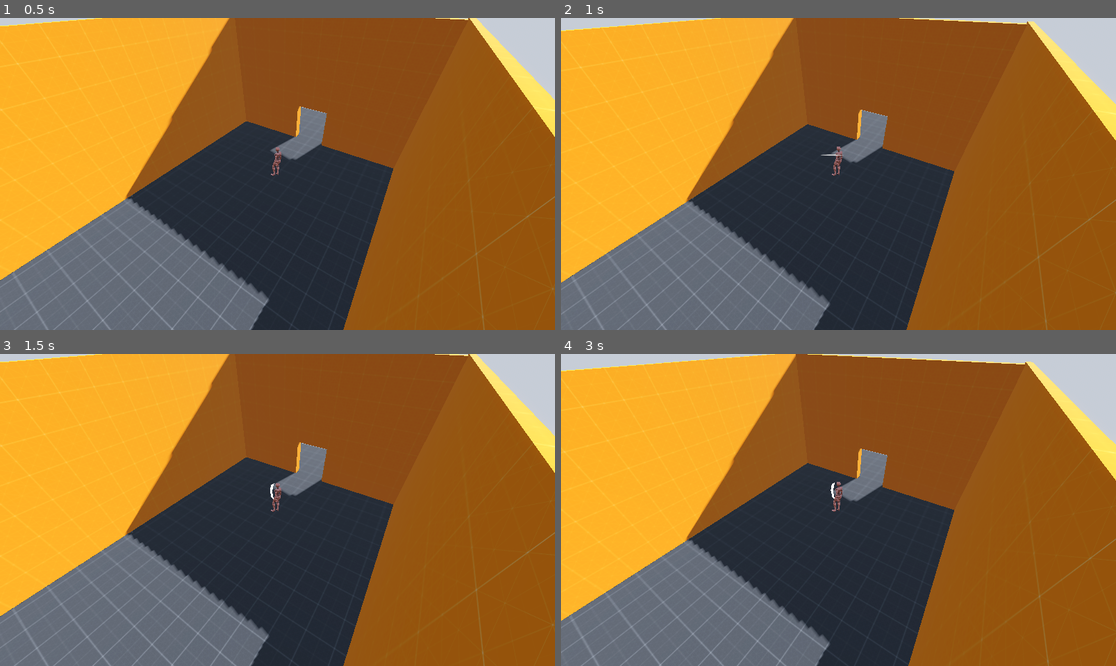
Above: before the commit, frames 1-4 (two rows, left to right).
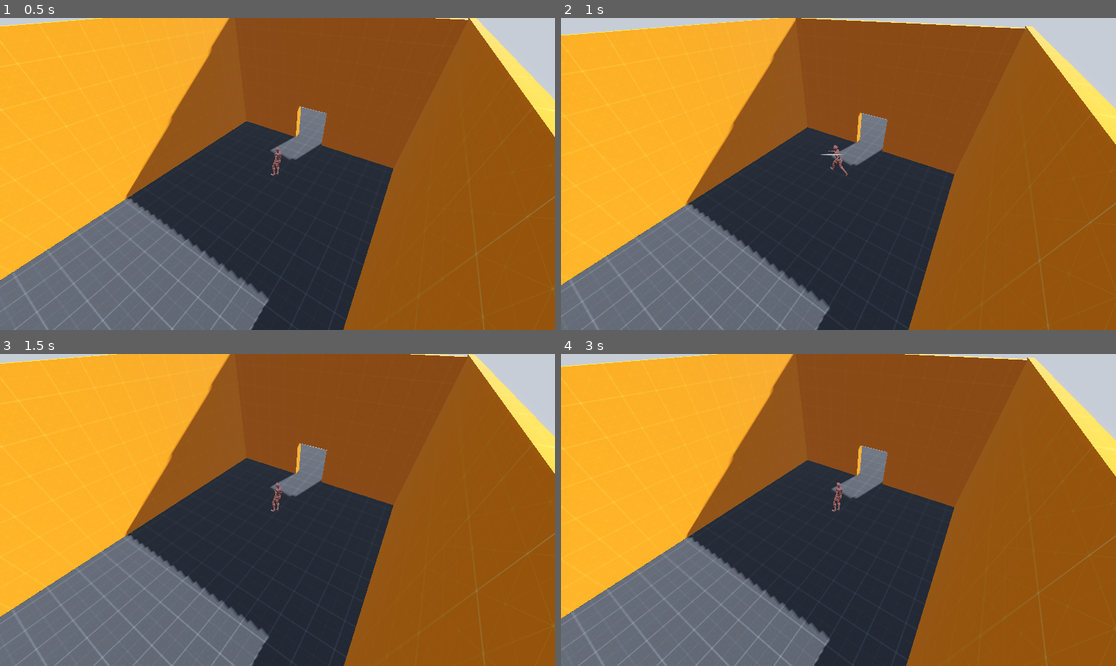
Above: after the commit, the same moments.

Repository: Bloombeard/diamond-heist
Game: Godot game, scene res://scenes/vault.tscn
Two runs of this game, one before a commit and one after it. Both use one fixed random seed, a clock stepped at 60 frames per second and the inputs below.
Inputs:
- Up to frame 1 (0.5 s): no input
- Up to frame 2 (1 s): tap Enter at 0.5 s; hold L (slash_right) from 0.53 s (still down); hold Shift (block) from 0.53 s (still down); tap Space (jump) at 0.77 s
- Up to frame 3 (1.5 s): release L (slash_right) at 1.28 s; release Shift (block) at 1.28 s; hold K (slash_down) from 1.28 s (still down); tap Shift (block) at 1.35 s
- Up to frame 4 (3 s): tap Space (jump) at 1.52, 2.75 s; release K (slash_down) at 2.03 s; hold L (slash_right) 2.03-2.78 s; hold Shift (block) 2.03-2.78 s; hold I (slash_up) from 2.78 s (still down); tap Shift (block) at 2.85 s

Frame 1 is identical in both runs. In frame 2, 4.4% of the frame differs, in the area x 0-100%, y 0-100%; in frame 3, 0.9%; in frame 4, 4.3%.

Commit message:
state machine refactoring

Diff:
--- a/scenes/state_machine.gd
+++ b/scenes/state_machine.gd
@@ -6,8 +6,23 @@
 @onready var state = IDLE
 @onready var atk_state = ATK_NONE
 
-func _ready() -> void:
-	pass
+var atk_length := 30
+var atk_startup := 1
+var atk_active := 10
+var atk_recovery := 20
+var atk_counter = 0
 
 func _physics_process(delta: float) -> void:
-	pass
+	if state == ATTACKING or state == DRAWING:
+		atk_counter += 1
+
+		if atk_counter == atk_startup:
+			atk_state = ATK_STARTUP
+		elif atk_counter == atk_active:
+			atk_state = ATK_ACTIVE
+		elif atk_counter == atk_recovery:
+			atk_state = ATK_RECOVERY
+		elif atk_counter >= atk_length:
+			atk_state = ATK_NONE
+			atk_counter = 0
+			state = IDLE
--- a/scripts/player.gd
+++ b/scripts/player.gd
@@ -71,6 +71,7 @@
 	move_direction = move_direction.normalized()
 
 	if Input.is_action_pressed("block"):
+		statem.state = statem.BLOCKING
 		move_speed = walk_speed
 	else:
 		move_speed = run_speed
--- a/scripts/slasher.gd
+++ b/scripts/slasher.gd
@@ -4,53 +4,96 @@
 @onready var hitbox_shape = $hitbox/hitbox_shape
 @onready var statem = $"../../state_machine"
 
-@export var attack_length := 30
-var attack_counter = attack_length
+@export_group("Fast Attack Properties")
+@export var fast_attack_length := 30
+@export var fast_first_startup_frame := 1
+@export var fast_first_active_frame := 10
+@export var fast_first_recovery_frame := 20
 
-var direction: Vector2
-var current_hit: Vector2
-var last_hit: Vector2
+@export_group("Slow Attack Properties")
+@export var slow_attack_length := 50
+@export var slow_first_startup_frame := 1
+@export var slow_first_active_frame := 20
+@export var slow_first_recovery_frame := 30
+
+var input_direction: Vector2
+var input_buffer: Vector2
+var current_hit := Vector2.ZERO
+var last_hit := Vector2.ZERO
 var slash: Vector2
 var pattern := Dictionary()
 var pattern_result := "none"
 
 # Called when the node enters the scene tree for the first time.
 func _ready() -> void:
-	current_hit = direction
-	last_hit = direction
+	pass
 
 # Called every frame. 'delta' is the elapsed time since the previous frame.
 func _physics_process(delta: float) -> void:
+	if floor(Input.get_vector("slash_left", "slash_right", "slash_up", "slash_down")) != Vector2.ZERO:
+		input_buffer = floor(Input.get_vector("slash_left", "slash_right", "slash_up", "slash_down"))
 
-	# base the attack state on the counter
-	if attack_counter == 0:
-		statem.atk_state = statem.ATK_NONE
-	elif attack_counter < floor(attack_length/2):
-		statem.atk_state = statem.ATK_RECOVERY
-	elif attack_counter < floor((attack_length/4)*3):
-		statem.atk_state = statem.ATK_ACTIVE
-	elif attack_counter < attack_length:
-		statem.atk_state = statem.ATK_STARTUP
+	# only pull from the buffer when idle or in recovery
+	if statem.atk_state == statem.ATK_NONE or statem.atk_state == statem.ATK_RECOVERY:
+		input_direction = input_buffer
+		input_buffer = Vector2.ZERO
 	else:
-		statem.atk_state = statem.ATK_NONE
+		input_direction = Vector2.ZERO
 
-	# run the counter
-	if attack_counter == 0:
-		attack_counter = attack_length
-	elif attack_counter < attack_length:
-		attack_counter -= 1
+	if input_direction != Vector2.ZERO:
+		if statem.state == statem.BLOCKING:
+			statem.state = statem.DRAWING
+		else:
+			statem.state = statem.ATTACKING
 
-	# state machinery
-	if statem.atk_state == statem.ATK_RECOVERY or statem.atk_state == statem.ATK_NONE:
-		direction = floor(Input.get_vector("slash_left", "slash_right", "slash_up", "slash_down"))
-	elif statem.atk_state == statem.ATK_STARTUP:
-		direction = Vector2(0,0)
-	elif statem.atk_state == statem.ATK_ACTIVE:
+	# do the hitbox (and slash effects)
+	if statem.atk_state == statem.ATK_ACTIVE and statem.state == statem.ATTACKING:
 		hitbox_shape.set_deferred("disabled", false)
 		slash_effect.visible = true
-	if statem.atk_state == statem.ATK_RECOVERY:
+		slash_effect.position.z = 1 + (float(statem.atk_counter)/40)
+	elif statem.atk_state == statem.ATK_RECOVERY or statem.atk_state == statem.ATK_STARTUP  and statem.state == statem.ATTACKING:
 		hitbox_shape.set_deferred("disabled", true)
 		slash_effect.visible = false
+
+	# slash direction when attacking
+	if statem.state == statem.ATTACKING and statem.atk_state == statem.ATK_NONE:
+		last_hit = current_hit
+		current_hit = input_direction
+		if last_hit != current_hit:
+			statem.atk_length = fast_attack_length
+			statem.atk_startup = fast_first_startup_frame
+			statem.atk_active = fast_first_active_frame
+			statem.atk_recovery = fast_first_recovery_frame
+		else:
+			statem.atk_length = slow_attack_length
+			statem.atk_startup = slow_first_startup_frame
+			statem.atk_active = slow_first_active_frame
+			statem.atk_recovery = slow_first_recovery_frame
+
+		if last_hit + current_hit != Vector2.ZERO: # vert/hoz slashes register 0,0 always
+			slash = last_hit + current_hit
+		else:
+			slash = current_hit
+		attack_display()
+	# slash direction when blocking
+	elif statem.state == statem.DRAWING and statem.atk_state == statem.ATK_NONE:
+		last_hit = current_hit
+		current_hit = input_direction
+		statem.atk_length = fast_attack_length
+		statem.atk_startup = fast_first_startup_frame
+		statem.atk_active = fast_first_active_frame
+		statem.atk_recovery = fast_first_recovery_frame
+		if last_hit == current_hit:
+			statem.state = statem.STAGGERED
+
+		if last_hit + current_hit != Vector2.ZERO: # vert/hoz slashes register 0,0 always
+			slash = last_hit + current_hit
+		else:
+			slash = current_hit
+		draw_display()
+
+	if statem.state == statem.BLOCKING:
+		pass
 
 	# rune pattern processing
 	if Input.is_action_just_released("block") or Input.is_action_just_pressed("block"):
@@ -67,19 +110,8 @@
 		$topleft.visible = false
 		$topright.visible = false
 
-	# slash direction processing
-	if direction != current_hit and direction != Vector2(0,0):
-		last_hit = current_hit
-		current_hit = direction
-		if last_hit + current_hit != Vector2(0,0): # vert/hoz slashes register 0,0 always
-			slash = last_hit + current_hit
-		else:
-			slash = current_hit
-		attack_counter = attack_length-1
-		slash_display()
-	slash_effect.position.z = 1 + (float(attack_counter)/-40)
 
-func slash_display() -> void:
+func attack_display() -> void:
 	match slash:
 		Vector2(1.0,0), Vector2(-1.0,0):
 			slash_effect.rotation_degrees.x = 0
@@ -89,25 +121,28 @@
 			slash_effect.rotation_degrees.x = -45
 		Vector2(1,-1), Vector2(-1,1):
 			slash_effect.rotation_degrees.x = 45
-	slash_effect.visible = true
+		Vector2(2.0,0), Vector2(-2.0,0):
+			slash_effect.rotation_degrees.x = 0
+		Vector2(0,2.0), Vector2(0,-2.0):
+			slash_effect.rotation_degrees.x = 90
 
-	if Input.is_action_pressed("block"):
-		match slash:
-			Vector2(1.0,0), Vector2(-1.0,0):
-				pattern.set("vert", true)
-				$hoz.visible = true
-			Vector2(0,1.0), Vector2(0,-1.0):
-				pattern.set("hoz", true)
-				$vert.visible = true
-			Vector2(-1,-1):
-				pattern.set("topleft",true)
-				$topleft.visible = true
-			Vector2(1,-1):
-				pattern.set("topright",true)
-				$topright.visible = true
-			Vector2(1,1):
-				pattern.set("botright",true)
-				$botright.visible = true
-			Vector2(-1,1):
-				pattern.set("botleft",true)
-				$botleft.visible = true
+func draw_display() -> void:
+	match slash:
+		Vector2(1.0,0), Vector2(-1.0,0):
+			pattern.set("vert", true)
+			$hoz.visible = true
+		Vector2(0,1.0), Vector2(0,-1.0):
+			pattern.set("hoz", true)
+			$vert.visible = true
+		Vector2(-1,-1):
+			pattern.set("topleft",true)
+			$topleft.visible = true
+		Vector2(1,-1):
+			pattern.set("topright",true)
+			$topright.visible = true
+		Vector2(1,1):
+			pattern.set("botright",true)
+			$botright.visible = true
+		Vector2(-1,1):
+			pattern.set("botleft",true)
+			$botleft.visible = true
Not shown: 1 places in scenes/slasher.tscn that only renumber resources
